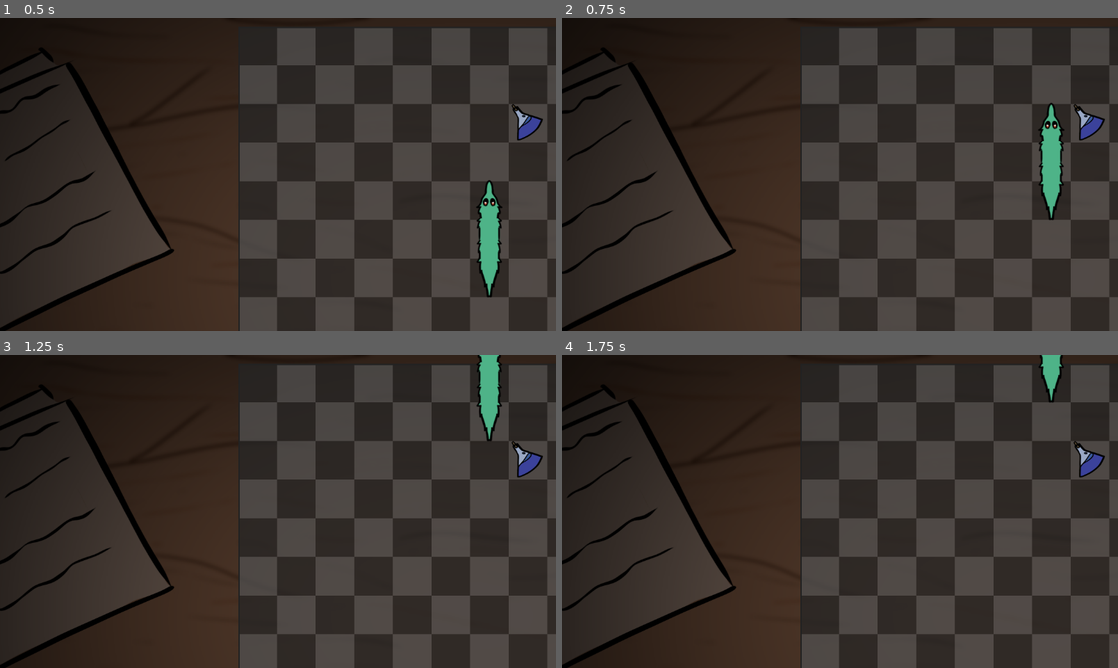
Above: before the commit, frames 1-4 (two rows, left to right).
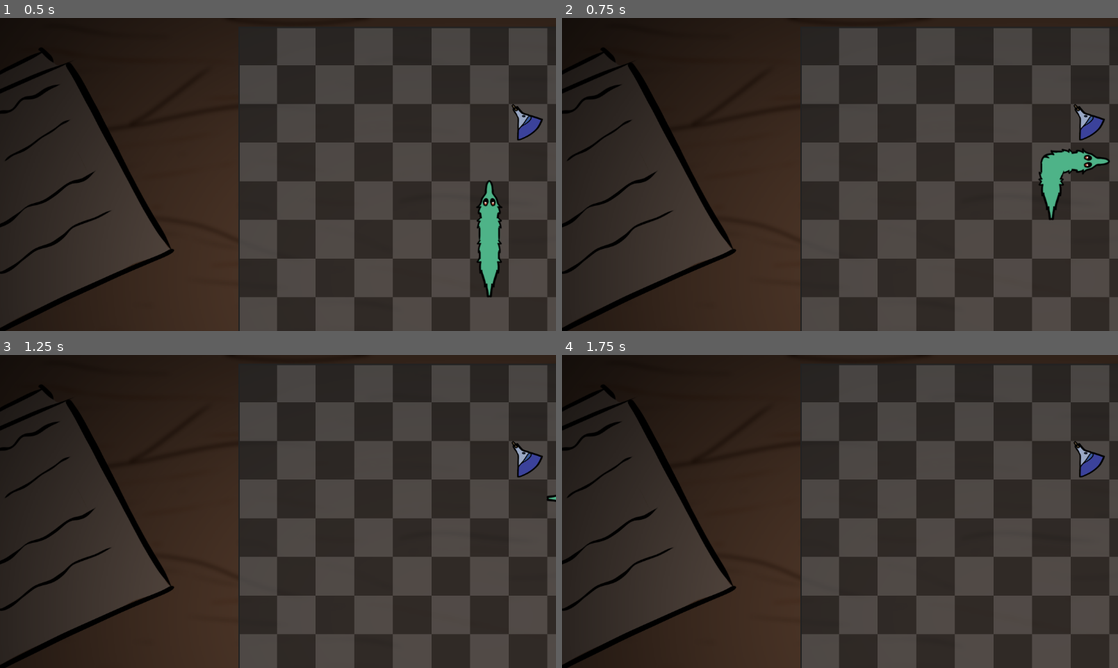
Above: after the commit, the same moments.

Repository: chunkyfred/GGJ-2024-2D
Game: Godot game, scene res://common/scenes/main.tscn
Two runs of this game, one before a commit and one after it. Both use one fixed random seed, a clock stepped at 60 frames per second and the inputs below. The project has no main scene, so this scene is started directly.
Inputs:
- Up to frame 1 (0.5 s): no input
- Up to frame 2 (0.75 s): hold D (move_right, bound only after the commit) from 0.53 s (still down); tap Space (Continue) at 0.6 s
- Up to frame 3 (1.25 s): keep holding D (move_right, bound only after the commit)
- Up to frame 4 (1.75 s): release D (move_right, bound only after the commit) at 1.28 s; hold S (move_down, bound only after the commit) from 1.28 s (still down); tap Space (Continue) at 1.35 s

Frame 1 is identical in both runs. In frame 2, 1.0% of the frame differs, in the area x 85-99%, y 27-53%; in frame 3, 0.9%; in frame 4, 0.4%.

Commit message:
ASS YETS
yeet skadeet

Diff:
--- a/common/player/Worm_Head.gd
+++ b/common/player/Worm_Head.gd
@@ -184,7 +184,6 @@
 
 func get_input():
 	if Input.is_action_just_pressed("move_left"):
-		#set_dir(left);
 		list.push_front(left);
 	if Input.is_action_just_pressed("move_right"):
 		list.push_front(right);
--- a/project.godot
+++ b/project.godot
@@ -25,6 +25,30 @@
 "events": [Object(InputEventKey,"resource_local_to_scene":false,"resource_name":"","device":-1,"window_id":0,"alt_pressed":false,"shift_pressed":false,"ctrl_pressed":false,"meta_pressed":false,"pressed":false,"keycode":0,"physical_keycode":32,"key_label":0,"unicode":32,"echo":false,"script":null)
 ]
 }
+move_left={
+"deadzone": 0.5,
+"events": [Object(InputEventKey,"resource_local_to_scene":false,"resource_name":"","device":-1,"window_id":0,"alt_pressed":false,"shift_pressed":false,"ctrl_pressed":false,"meta_pressed":false,"pressed":false,"keycode":0,"physical_keycode":65,"key_label":0,"unicode":97,"echo":false,"script":null)
+, Object(InputEventKey,"resource_local_to_scene":false,"resource_name":"","device":-1,"window_id":0,"alt_pressed":false,"shift_pressed":false,"ctrl_pressed":false,"meta_pressed":false,"pressed":false,"keycode":0,"physical_keycode":4194319,"key_label":0,"unicode":0,"echo":false,"script":null)
+]
+}
+move_right={
+"deadzone": 0.5,
+"events": [Object(InputEventKey,"resource_local_to_scene":false,"resource_name":"","device":-1,"window_id":0,"alt_pressed":false,"shift_pressed":false,"ctrl_pressed":false,"meta_pressed":false,"pressed":false,"keycode":0,"physical_keycode":68,"key_label":0,"unicode":100,"echo":false,"script":null)
+, Object(InputEventKey,"resource_local_to_scene":false,"resource_name":"","device":-1,"window_id":0,"alt_pressed":false,"shift_pressed":false,"ctrl_pressed":false,"meta_pressed":false,"pressed":false,"keycode":0,"physical_keycode":4194321,"key_label":0,"unicode":0,"echo":false,"script":null)
+]
+}
+move_up={
+"deadzone": 0.5,
+"events": [Object(InputEventKey,"resource_local_to_scene":false,"resource_name":"","device":-1,"window_id":0,"alt_pressed":false,"shift_pressed":false,"ctrl_pressed":false,"meta_pressed":false,"pressed":false,"keycode":0,"physical_keycode":87,"key_label":0,"unicode":119,"echo":false,"script":null)
+, Object(InputEventKey,"resource_local_to_scene":false,"resource_name":"","device":-1,"window_id":0,"alt_pressed":false,"shift_pressed":false,"ctrl_pressed":false,"meta_pressed":false,"pressed":false,"keycode":0,"physical_keycode":4194320,"key_label":0,"unicode":0,"echo":false,"script":null)
+]
+}
+move_down={
+"deadzone": 0.5,
+"events": [Object(InputEventKey,"resource_local_to_scene":false,"resource_name":"","device":-1,"window_id":0,"alt_pressed":false,"shift_pressed":false,"ctrl_pressed":false,"meta_pressed":false,"pressed":false,"keycode":0,"physical_keycode":83,"key_label":0,"unicode":115,"echo":false,"script":null)
+, Object(InputEventKey,"resource_local_to_scene":false,"resource_name":"","device":-1,"window_id":0,"alt_pressed":false,"shift_pressed":false,"ctrl_pressed":false,"meta_pressed":false,"pressed":false,"keycode":0,"physical_keycode":4194322,"key_label":0,"unicode":0,"echo":false,"script":null)
+]
+}
 
 [rendering]
 
Binary file added: assets/gui/menu/To control your worm_.png
Not shown, added: assets/gui/menu/To control your worm_.png.import
Binary file added: assets/gui/menu/Try again.png
Not shown, added: assets/gui/menu/Try again.png.import
Binary file added: assets/gui/menu/W A S D.png
Not shown, added: assets/gui/menu/W A S D.png.import
Binary file added: assets/gui/menu/Worms _ Wizards_.png
Not shown, added: assets/gui/menu/Worms _ Wizards_.png.import
Binary file added: assets/gui/menu/arrows.png
Not shown, added: assets/gui/menu/arrows.png.import
Binary file added: assets/gui/menu/back.png
Not shown, added: assets/gui/menu/back.png.import
(and 18 more such lines)
